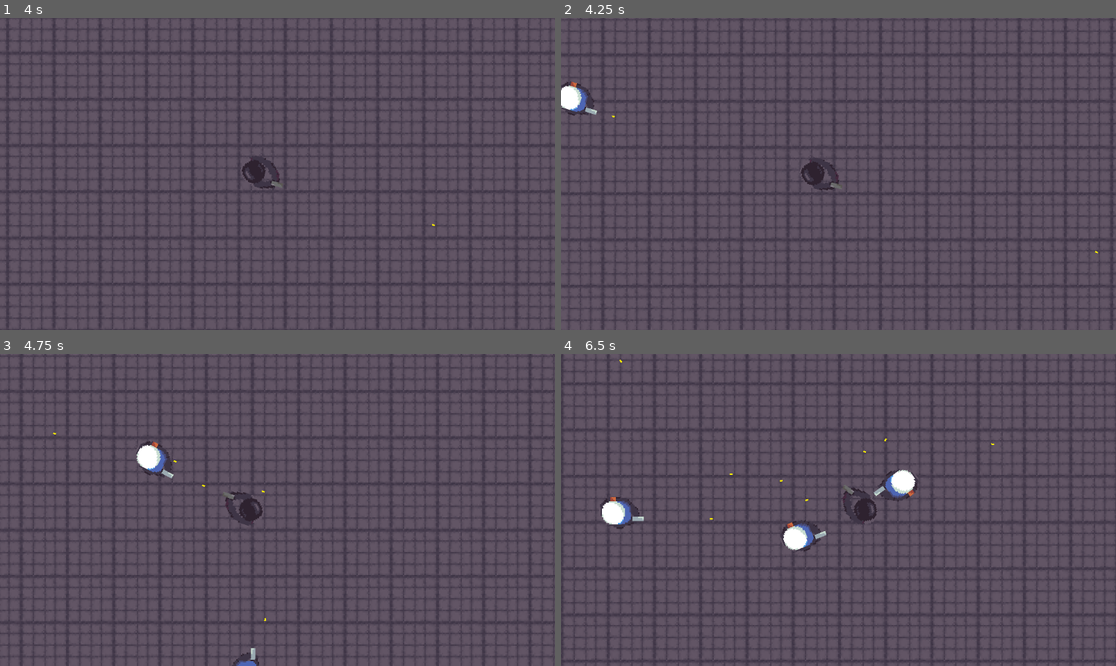
Above: before the commit, frames 1-4 (two rows, left to right).
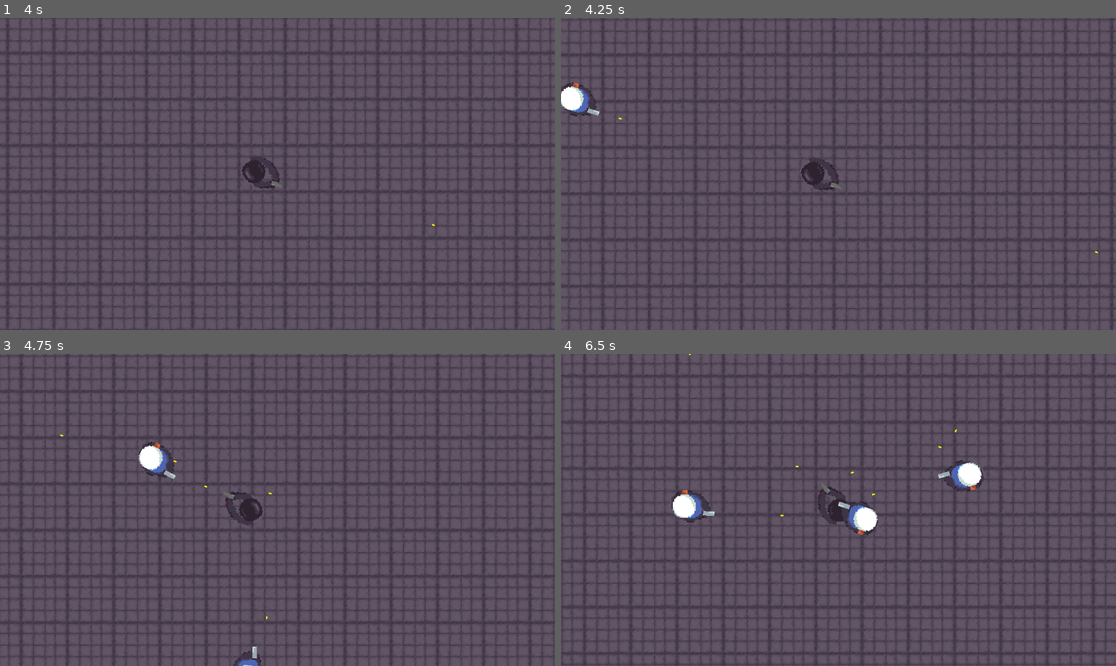
Above: after the commit, the same moments.

Repository: olzorz/THOA-SWMG
Game: Godot game, scene res://Scenes/game_scene.tscn
Same seed, same stepped clock (60 frames per second), same inputs: the game is played once before the commit and once after it.
Inputs (mouse positions are in pixels of both pictures, inside the frame that each line leads up to):
- Up to frame 1 (4 s): tap Enter at 0.5 s; move the mouse to (399, 158) at 0.52 s; hold D (move_right) 0.53-1.28 s; click (399, 158) at 0.6 s; move the mouse to (166, 189) at 1.27 s; hold S (move_down) 1.28-2.03 s; click (166, 189) at 1.35 s; move the mouse to (333, 105) at 2.02 s; hold D (move_right) 2.03-2.78 s; click (333, 105) at 2.1 s; move the mouse to (249, 236) at 2.77 s; hold W (move_up) 2.78-3.53 s; click (249, 236) at 2.85 s; move the mouse to (444, 220) at 3.52 s; hold A (move_left) from 3.53 s (still down); click (444, 220) at 3.6 s
- Up to frame 2 (4.25 s): keep holding A (move_left)
- Up to frame 3 (4.75 s): keep holding A (move_left); move the mouse to (111, 463) at 4.27 s; click (111, 463) at 4.35 s
- Up to frame 4 (6.5 s): move the mouse to (866, 510) at 5.02 s; release A (move_left) at 5.03 s; hold S (move_down) 5.03-5.78 s; click (866, 510) at 5.1 s; move the mouse to (755, 432) at 5.77 s; hold D (move_right) from 5.78 s (still down); click (755, 432) at 5.85 s

Frame 1 is identical in both runs. In frame 2, 0.2% of the frame differs, in the area x 0-12%, y 20-33%; in frame 3, 0.4%; in frame 4, 14%, in the area x 0-100%, y 0-100%.

Commit message:
State Machine target timer update
Target timer now handled within the script as opposed to timer

Diff:
--- a/Scenes/police.tscn
+++ b/Scenes/police.tscn
@@ -23,12 +23,7 @@
 max_health = 2
 metadata/_custom_type_script = "uid://dnqtsnqt7tibk"
 
-[node name="MovementTimer" type="Timer" parent="." unique_id=1071353759]
-wait_time = 0.5
-autostart = true
-
 [node name="gun" parent="." unique_id=1663054832 instance=ExtResource("4_5t67j")]
 position = Vector2(21, 5)
 
 [connection signal="dead" from="HealthComponent" to="." method="is_dead"]
-[connection signal="timeout" from="MovementTimer" to="." method="movement_calculation"]
--- a/Scripts/police.gd
+++ b/Scripts/police.gd
@@ -5,7 +5,8 @@
 @export var movement_speed : float = 100.0
 var player: Node2D
 var direction : Vector2
-var movement_timer : bool = false
+@export var update_cooldown : float = 0.5
+var update_time : float = update_cooldown
 var target_location : Vector2 = Vector2.ZERO
 
 enum State {
@@ -21,19 +22,22 @@
 
 func _physics_process(delta: float) -> void:
 	if player:
-		target_location = player.global_position
+		update_time -= delta
+		if update_time <= 0:
+			target_location = player.global_position
+			direction = target_location - global_position
+			update_time = update_cooldown
+		look_at(player.global_position)
 	else:
 		state = State.IDLE
+
 	match state:
 		State.CHASE:
-			if movement_timer:
-				direction = target_location - global_position
+
 			if direction.length() > 100:
 				velocity = direction.normalized() * movement_speed
 			else:
 				state = State.SHOOT
-			movement_timer = false
-
 
 		State.IDLE:
 			if player:
@@ -42,7 +46,7 @@
 				velocity = velocity.move_toward(Vector2.ZERO, movement_speed)
 
 		State.SHOOT:
-			if player and (target_location - global_position).length() > 150:
+			if player and direction.length() > 150:
 				state = State.CHASE
 			elif not player:
 				state = State.IDLE
@@ -50,13 +54,9 @@
 				velocity = velocity.move_toward(Vector2.ZERO, movement_speed)
 
 
-	look_at(target_location)
+
 	move_and_slide()
 
 
 func is_dead() -> void:
 	queue_free()
-
-
-func movement_calculation() -> void:
-	movement_timer = true
